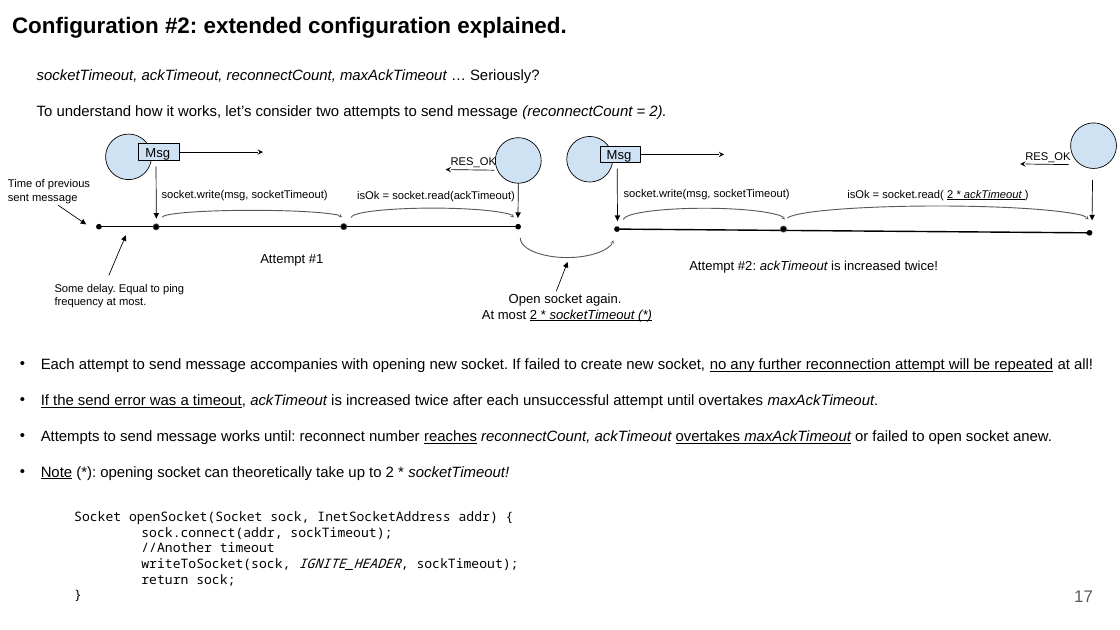
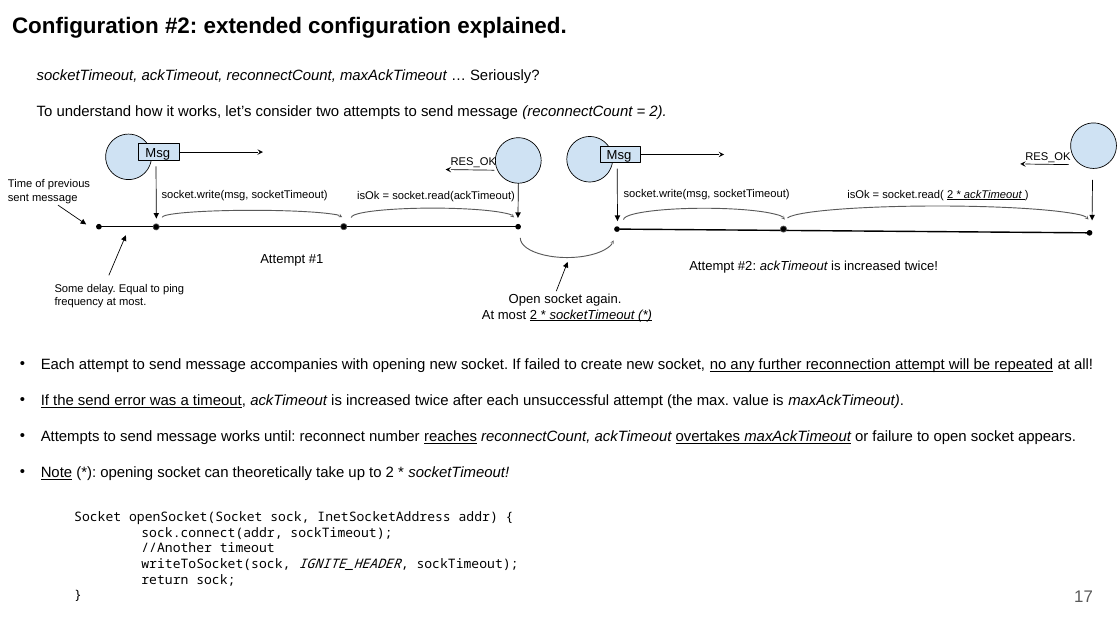
Before and after one commit to Vladsz83/doc, a slide deck: slide 18 of Discovery.pptx. Drawn at 1120x630 pixels with LibreOffice and Linux fonts; fonts in the diff are those of the drawing. Boxes give left, top, right and bottom in pixels: in the first picture for what was removed or moved away, otherwise in the second. Text is boxed around its words. In the diff, an @@ line names an element or a change of style, - is before the commit and + after.

Commit message:
minor fix

```diff
--- a/Discovery.pptx
+++ b/Discovery.pptx
@@ text at (41, 394, 1076, 444): text changed @@
-• If the send error was a timeout, ackTimeout is increased twice after each unsuccessful attempt until overtakes maxAckTimeout.
-• Attempts to send message works until: reconnect number reaches reconnectCount, ackTimeout overtakes maxAckTimeout or failed to open socket anew.
+• If the send error was a timeout, ackTimeout is increased twice after each unsuccessful attempt (the max. value is maxAckTimeout).
+• Attempts to send message works until: reconnect number reaches reconnectCount, ackTimeout overtakes maxAckTimeout or failure to open socket appears.
```
